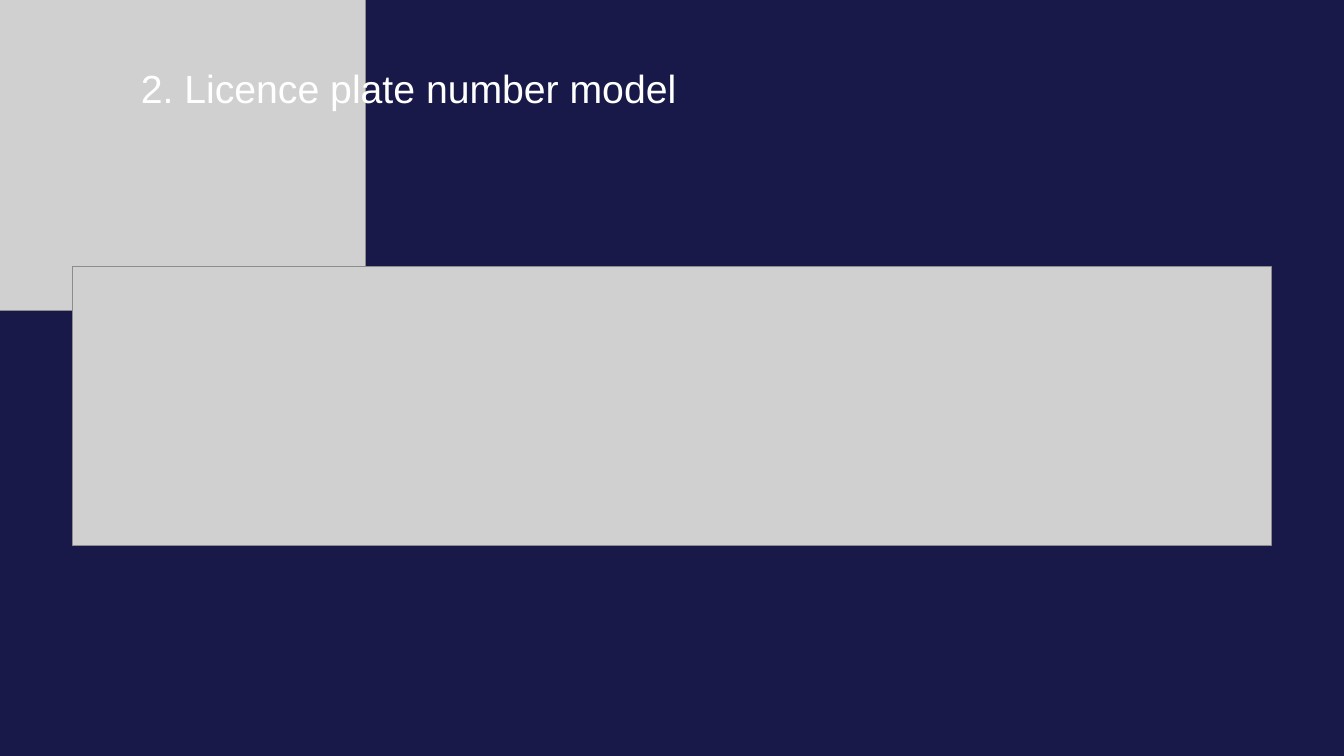
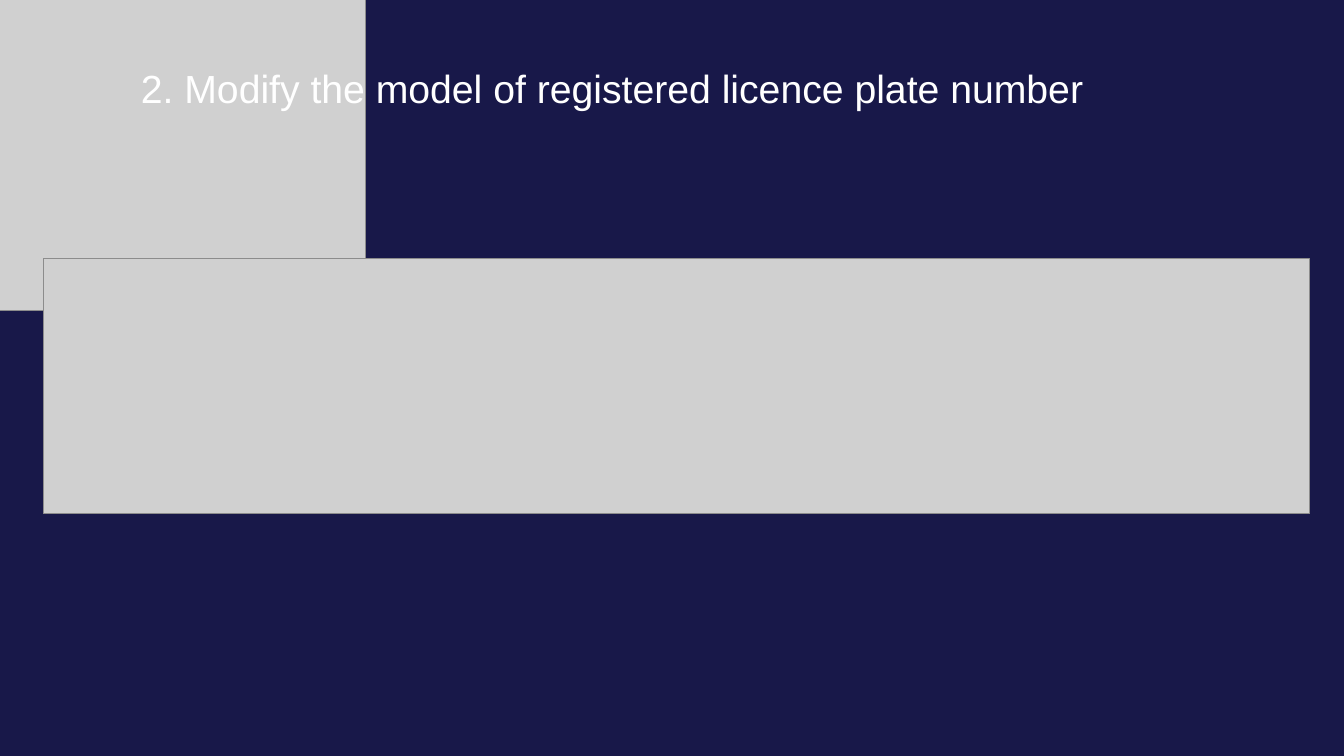
Before and after one commit to LZPMPC005L/Vehicle-management, a slide deck: slide 5 of Vehicle management.pptx (slide 7 before the commit). Drawn at 1344x756 pixels with LibreOffice and Linux fonts; fonts in the diff are those of the drawing; grey boxes stand for pictures. Boxes give left, top, right and bottom in pixels: in the first picture for what was removed or moved away, otherwise in the second. Text is boxed around its words. In the diff, an @@ line names an element or a change of style, - is before the commit and + after.

```diff
--- a/Vehicle management.pptx
+++ b/Vehicle management.pptx
@@ text at <box>141,74,1083,111</box>: text changed @@
-2. Licence plate number model
+2. Modify the model of registered licence plate number
@@ picture: place and size @@
-picture at <box>73,266,1271,545</box>
+picture at <box>43,259,1311,514</box>
```
Also in this commit, not shown: 5 other slides changed, 9 slides added, 10 slides removed, 12 other files.
